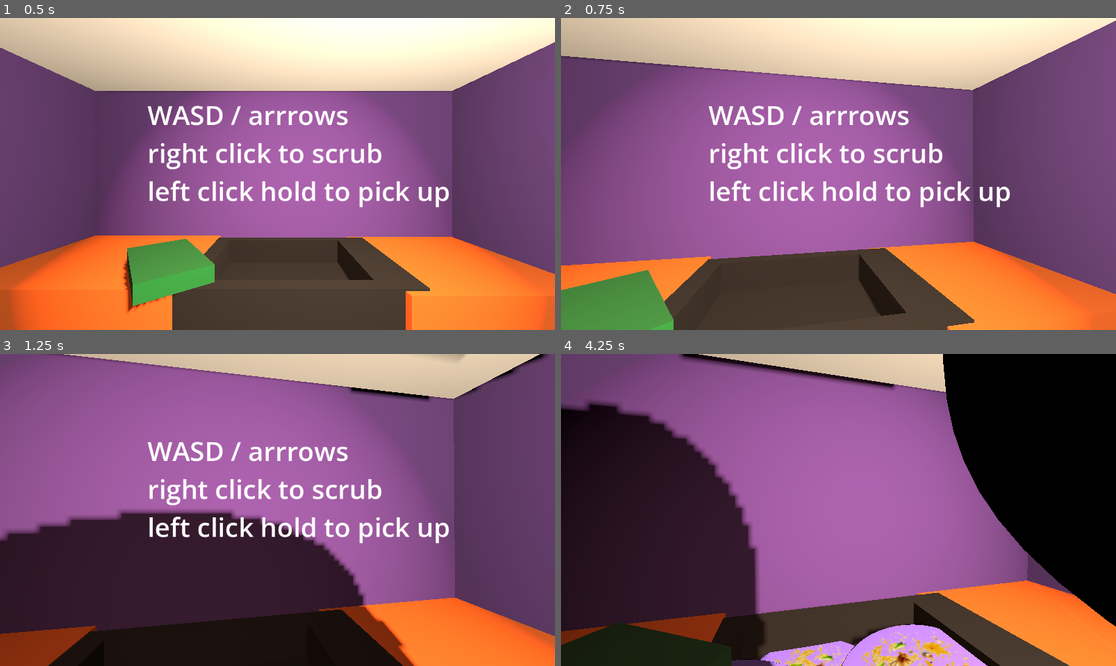
Above: before the commit, frames 1-4 (two rows, left to right).
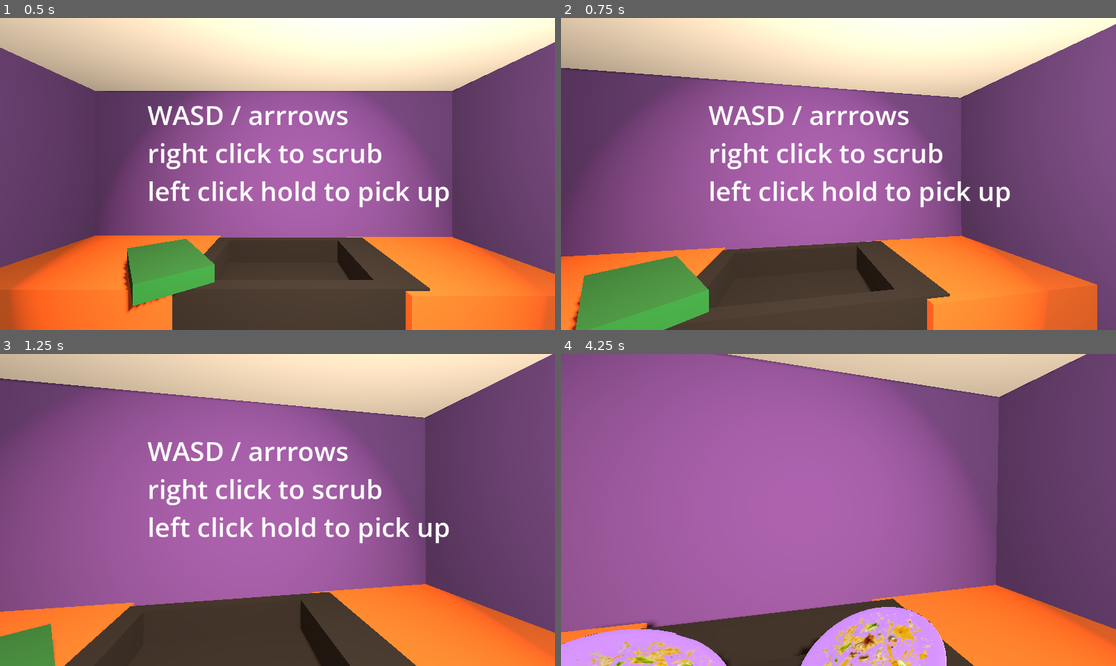
Above: after the commit, the same moments.

Repository: AKM372/STAR-Scholars-Project-2026
Game: Godot game, scene res://world.tscn
Two runs of this game, one before a commit and one after it. Both use one fixed random seed, a clock stepped at 60 frames per second and the inputs below. Sound files missing from this copy of the repository are replaced by a short silence.
Inputs (mouse positions are in pixels of both pictures, inside the frame that each line leads up to):
- Up to frame 1 (0.5 s): no input
- Up to frame 2 (0.75 s): tap Enter at 0.5 s; move the mouse to (866, 174) at 0.52 s; press the mouse at (866, 174) at 0.53 s; hold Up (forward) from 0.53 s (still down)
- Up to frame 3 (1.25 s): keep holding Up (forward); tap T (testing) at 0.8 s
- Up to frame 4 (4.25 s): keep holding Up (forward); tap Enter at 1.25, 2, 2.75 s; move the mouse to (810, 510) at 1.27 s; release the mouse at (810, 510) at 1.28 s; tap T (testing) at 1.35, 2.3 s; click (810, 510) at 1.55 s; move the mouse to (849, 503) at 2.02 s; press the mouse at (849, 503) at 2.03 s; move the mouse to (832, 516) at 2.77 s; release the mouse at (832, 516) at 2.78 s; right-click (832, 516) at 2.85 s; click (832, 516) at 3.05 s; move the mouse to (877, 513) at 3.52 s; hold T (testing) from 3.53 s (still down)

Frame 1 is identical in both runs. In frame 2, 11% of the frame differs, in the area x 0-100%, y 0-100%; in frame 3, 48%; in frame 4, 60%.

Commit message:
Speed Change + Plate Mesh
I changed the speed of the player from 3 >> 1.3. This makes the player feel sluggish and increases the stress of the game. This makes the game feel less responsive.

I also increased the mesh and collision box of the plate. According to a playtest and conversation with Heather Flowers (!!!) the plates are not "oppressive" when they are next to each other on the floor. So I reconfigured them to be able to stack and take up more physical space.

Diff:
--- a/broken_plate.tscn
+++ b/broken_plate.tscn
@@ -26,8 +26,8 @@
 [node name="BrokenPlate" type="Node3D" unique_id=688467520]
 
 [node name="Shard1" type="RigidBody3D" parent="." unique_id=943425343]
-collision_layer = 2
-collision_mask = 2
+collision_layer = 3
+collision_mask = 3
 mass = 0.785
 physics_material_override = SubResource("PhysicsMaterial_gbfbk")
 gravity_scale = 5.0
@@ -45,8 +45,8 @@
 shape = SubResource("ConvexPolygonShape3D_8q6eb")
 
 [node name="Shard2" type="RigidBody3D" parent="." unique_id=1897434628]
-collision_layer = 2
-collision_mask = 2
+collision_layer = 3
+collision_mask = 3
 mass = 0.75
 physics_material_override = SubResource("PhysicsMaterial_ioo17")
 gravity_scale = 5.0
@@ -64,8 +64,8 @@
 shape = SubResource("ConvexPolygonShape3D_h0ut0")
 
 [node name="Shard3" type="RigidBody3D" parent="." unique_id=539483623]
-collision_layer = 2
-collision_mask = 2
+collision_layer = 3
+collision_mask = 3
 mass = 0.75
 physics_material_override = SubResource("PhysicsMaterial_wse8f")
 gravity_scale = 5.667
--- a/plate.tscn
+++ b/plate.tscn
@@ -36,7 +36,7 @@
 broken_plate_scene = ExtResource("2_ffgcv")
 
 [node name="MeshInstance3D" type="MeshInstance3D" parent="." unique_id=250967154]
-transform = Transform3D(0.055, 0, 0, 0, 0.011, 0, 0, 0, 0.055, 0, 0, 0)
+transform = Transform3D(0.055, 0, 0, 0, 0.038, 0, 0, 0, 0.055, 0, -0.041739468, 0)
 mesh = ExtResource("2_jcf13")
 
 [node name="outlineMesh" type="MeshInstance3D" parent="MeshInstance3D" unique_id=1850132218]
@@ -46,14 +46,14 @@
 surface_material_override/0 = SubResource("StandardMaterial3D_lo1od")
 
 [node name="CollisionShape3D" type="CollisionShape3D" parent="." unique_id=1762981932]
-transform = Transform3D(1.05, 0, 0, 0, 0.246, 0, 0, 0, 1.05, 0, 0, 0)
+transform = Transform3D(1.0645821, 0, 0, 0, 1.1145453, 0, 0, 0, 1.0645821, 0, 0, 0)
 shape = SubResource("CylinderShape3D_ffgcv")
 
 [node name="Dirt" type="Node3D" parent="." unique_id=1999312957 groups=["dirt"]]
 transform = Transform3D(0.25060862, 0, 0, 0, 0.11985808, 0, 0, 0, 0.25736696, -0.18370616, 0.034743726, -0.03638649)
 
 [node name="DirtSprite" type="Sprite3D" parent="Dirt" unique_id=2098822268]
-transform = Transform3D(0.29885715, 0, 0, 0, -1.2501458e-08, -0.519, 0, 0.286, -2.268621e-08, 0.74282664, -0.21334113, 0.16508111)
+transform = Transform3D(0.29885715, 0, 0, 0, -1.2501458e-08, -0.519, 0, 0.286, -2.268621e-08, 0.87152195, -0.42081696, 0.15864941)
 texture = ExtResource("3_jcf13")
 
 [node name="Area3D" type="Area3D" parent="Dirt" unique_id=18276954]
--- a/plate_script.gd
+++ b/plate_script.gd
@@ -68,6 +68,7 @@
 		c.a = displayed_dirt
 		DirtSprite.modulate = c
 
+	#raycast selection outline
 	if held:
 		return
 	elif selected:
--- a/player.gd
+++ b/player.gd
@@ -14,7 +14,7 @@
 #stuff for 1st person pov basic controls
 @export var mouse_sensitivity := 0.003
 @onready var head: Node3D = $Head
-@export var speed := 3.0
+@export var speed := 1.3
 var gravity: float = ProjectSettings.get_setting("physics/3d/default_gravity")
 
 #throwing
@@ -38,6 +38,7 @@
 # for the glitches
 var glitch_offset := Vector3.ZERO
 var is_glitched := false
+var holding := false
 var glitch_check_timer := 0.0
 var glitch_recover_timer := 0.0
 @export var glitch_check_interval := 3.0   # how often we re-roll while NOT glitched
@@ -99,16 +100,20 @@
 	if event.is_action_pressed('interact'):
 		if ray_cast_3d.is_colliding():
 			pick_up_object(ray_cast_3d.get_collider())
-		else:
-			return
+			holding = true
 
 	if event.is_action_released('interact'):
+		if is_glitched:
+			return
 		if pickedObject:
 			if mouse_fling_speed > fling_speed_threshold:
 				_throw_object(pickedObject, mouse_fling_speed)
 			else:
 				_place_object(pickedObject)
-			pickedObject = null
+				pickedObject = null
+			holding = false
+		else:
+			return
 
 	#initiates scrubbing animation for the scrub click
 	if event.is_action_pressed('scrub') and offhandObject and not scrubbing:
@@ -120,7 +125,7 @@
 		scrub_held = false
 
 	if event.is_action_pressed('testing'):
-		world._plate_rain()
+		_blackout_and_drop()
 		print('testing')
 
 func _physics_process(delta: float) -> void:
@@ -224,19 +229,24 @@
 	if random_float < 0.55:
 		# small glitch offset — most common outcome
 		_start_glitch(glitch_min_radius, glitch_min_radius + 0.2)
+		print('1')
 	elif random_float < 0.75:
 		# bigger glitch offset — still fairly common
 		_start_glitch(glitch_min_radius + 0.2, glitch_max_radius)
+		print('2')
 	elif random_float < 0.85:
 		world.play_random_sfx()
+		print('3')
 	elif random_float < 0.92:
 		# blackout + drop — disruptive, less frequent
 		_blackout_and_drop()
+		print('4')
 	elif random_float < 0.97:
 		# throw — disruptive, rare
 		if pickedObject:
 			_throw_object(pickedObject)
 			pickedObject = null
+		print('5')
 	else:
 		# plate rain — rarest, most disruptive
 		world._plate_rain()
--- a/player.tscn
+++ b/player.tscn
@@ -29,6 +29,7 @@
 
 [node name="player" type="CharacterBody3D" unique_id=1722317622 groups=["player"]]
 script = ExtResource("1_4flbx")
+speed = 1.3
 
 [node name="CollisionShape3D" type="CollisionShape3D" parent="." unique_id=1618573191]
 transform = Transform3D(1, 0, 0, 0, 1, 0, 0, 0, 1, 0, 1, 0)
--- a/world.tscn
+++ b/world.tscn
@@ -126,15 +126,18 @@
 [node name="Walls" type="Node3D" parent="Room" unique_id=284520398]
 
 [node name="Wall" parent="Room/Walls" unique_id=731084596 instance=ExtResource("8_ikiii")]
+collision_layer = 3
+collision_mask = 3
 
 [node name="WallMesh" parent="Room/Walls/Wall" index="0" unique_id=1361700596]
 transform = Transform3D(1, 0, 0, 0, 3, 0, 0, 0, 6, -3.4513617, 1.2, -0.9166022)
 
 [node name="CollisionShape3D" parent="Room/Walls/Wall" index="1" unique_id=111759479]
 transform = Transform3D(1, 0, 0, 0, 3, 0, 0, 0, 6, -3.4513617, 1.2, -0.9166022)
-disabled = true
 
 [node name="Wall2" parent="Room/Walls" unique_id=1807266003 instance=ExtResource("8_ikiii")]
+collision_layer = 3
+collision_mask = 3
 
 [node name="WallMesh" parent="Room/Walls/Wall2" index="0" unique_id=1361700596]
 transform = Transform3D(1, 0, 0, 0, 3, 0, 0, 0, 6, 3.3326497, 1.2, -0.70120955)
@@ -143,6 +146,8 @@
 transform = Transform3D(1, 0, 0, 0, 3, 0, 0, 0, 6, 3.3326497, 1.2, -0.70120955)
 
 [node name="Wall3" parent="Room/Walls" unique_id=1825972199 instance=ExtResource("8_ikiii")]
+collision_layer = 3
+collision_mask = 3
 
 [node name="WallMesh" parent="Room/Walls/Wall3" index="0" unique_id=1361700596]
 transform = Transform3D(-4.371139e-08, 0, 6, 0, 3, 0, -1, 0, -2.6226832e-07, -1.7968938e-07, 1.2, -4.110814)
@@ -151,6 +156,8 @@
 transform = Transform3D(-4.371139e-08, 0, 6, 0, 3, 0, -1, 0, -2.6226832e-07, -1.7968938e-07, 1.2, -4.110814)
 
 [node name="Wall4" parent="Room/Walls" unique_id=6104196 instance=ExtResource("8_ikiii")]
+collision_layer = 3
+collision_mask = 3
 
 [node name="WallMesh" parent="Room/Walls/Wall4" index="0" unique_id=1361700596]
 transform = Transform3D(-4.371139e-08, 0, 6, 0, 3, 0, -1, 0, -2.6226832e-07, 1.10690756e-07, 1.2, 2.532309)
@@ -159,6 +166,8 @@
 transform = Transform3D(-4.371139e-08, 0, 6, 0, 3, 0, -1, 0, -2.6226832e-07, 1.10690756e-07, 1.2, 2.532309)
 
 [node name="Cieling" parent="Room/Walls" unique_id=410168647 instance=ExtResource("8_ikiii")]
+collision_layer = 3
+collision_mask = 3
 
 [node name="WallMesh" parent="Room/Walls/Cieling" index="0" unique_id=1361700596]
 transform = Transform3D(-4.371139e-08, -6.370797, 0, 1, -2.784764e-07, 0, 0, 0, 6.765709, -2.9009612e-08, 3.1959715, -0.6952884)
